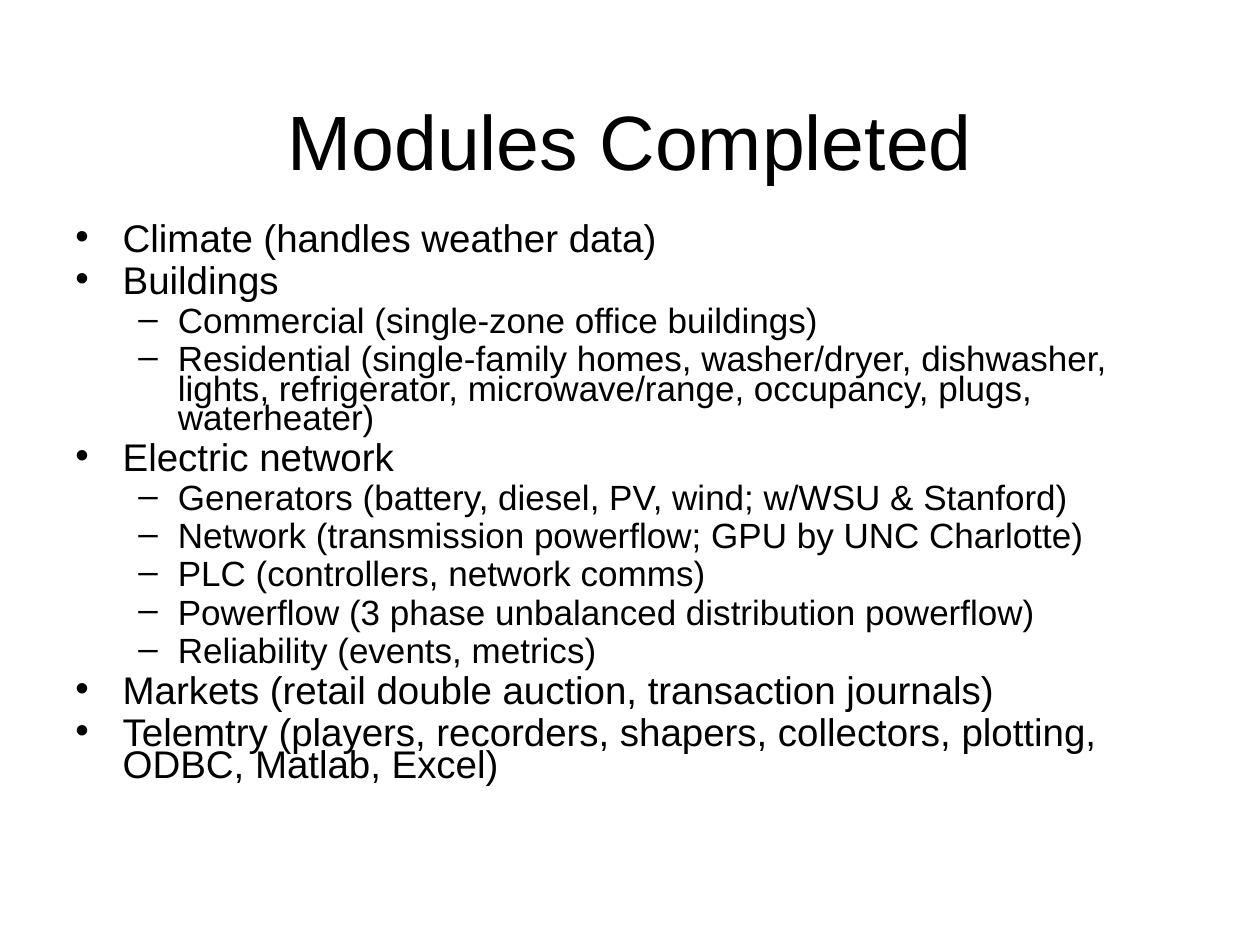
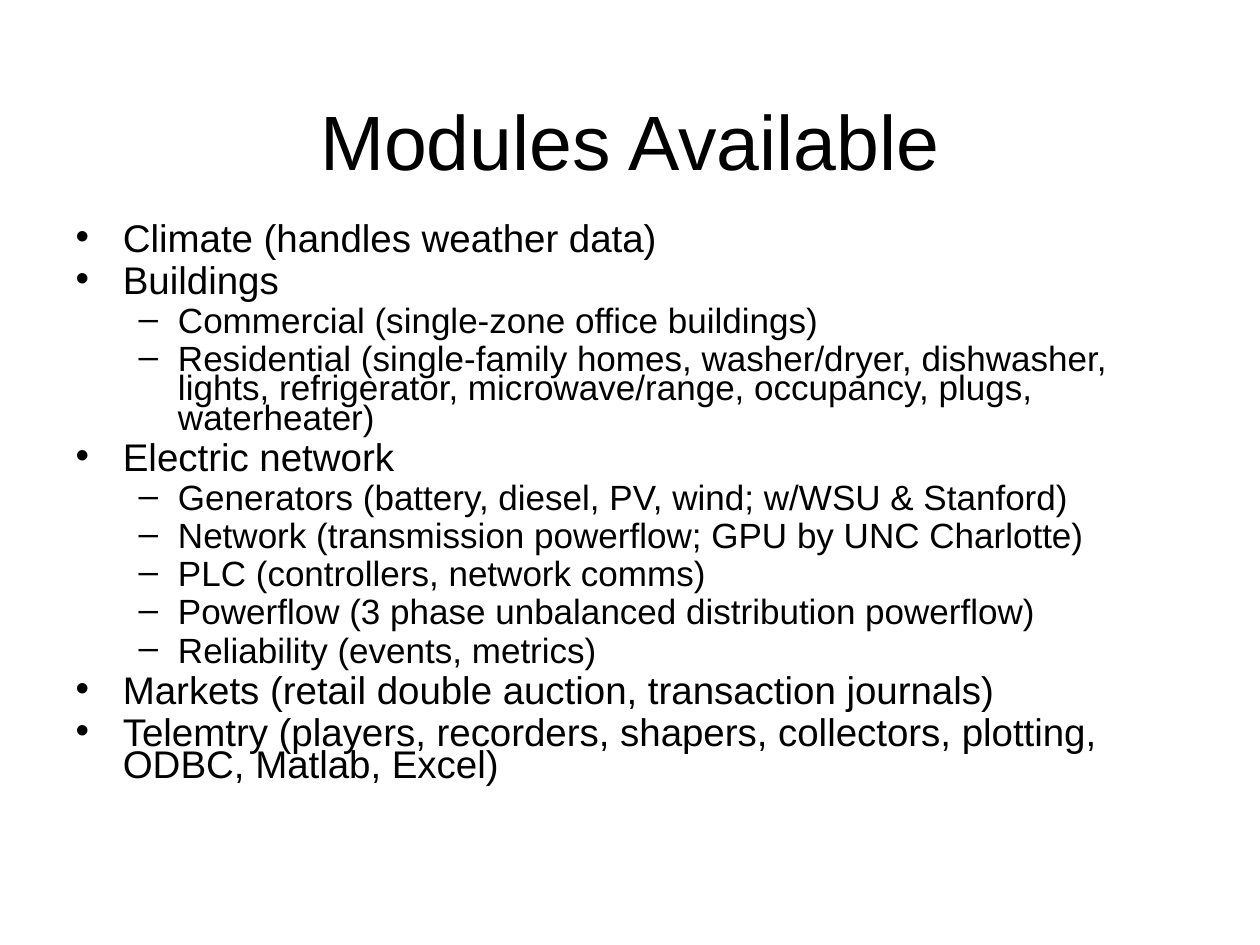
Before and after one commit to gridlab-d/course, a slide deck: slide 9 of 1.1 - What is GridLAB-D.pps (slide 5 before the commit). Drawn at 1260x945 pixels with LibreOffice and Linux fonts; fonts in the diff are those of the drawing; background and template pictures are left out. Boxes give left, top, right and bottom in pixels: in the first picture for what was removed or moved away, otherwise in the second. Text is boxed around its words. In the diff, an @@ line names an element or a change of style, - is before the commit and + after.

```diff
--- a/1.1 - What is GridLAB-D.pps
+++ b/1.1 - What is GridLAB-D.pps
@@ title at [320, 114, 939, 171]: text changed @@
-Modules Completed
+Modules Available
```
Also in this commit, not shown: 4 slides added.
